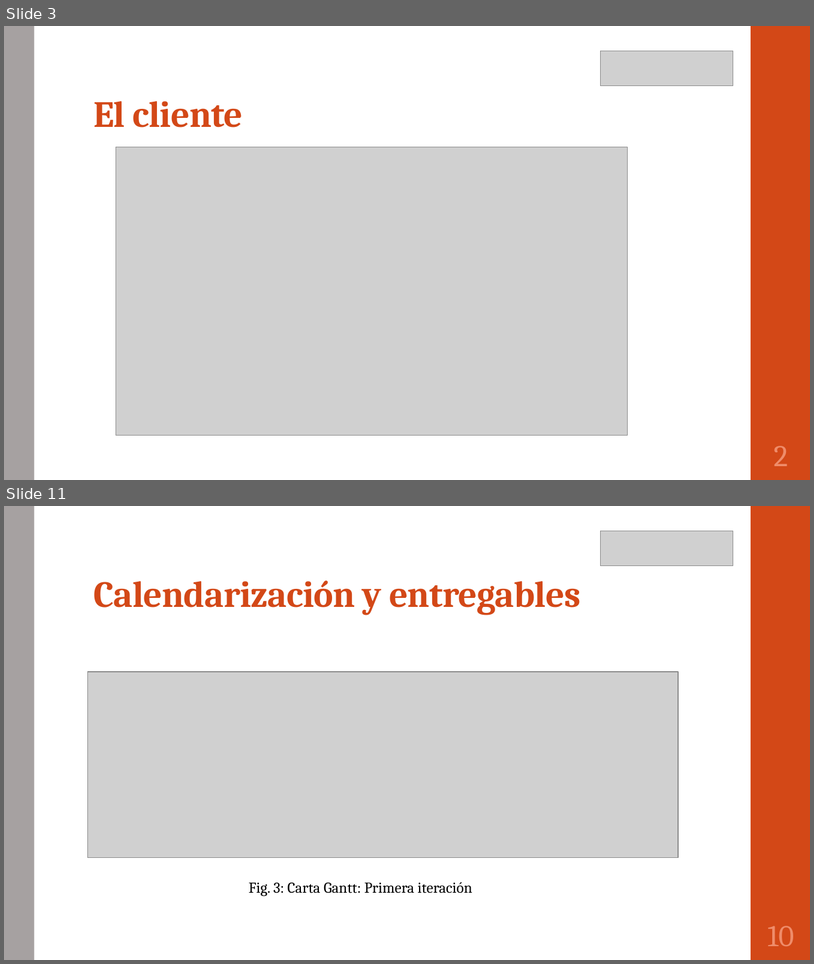
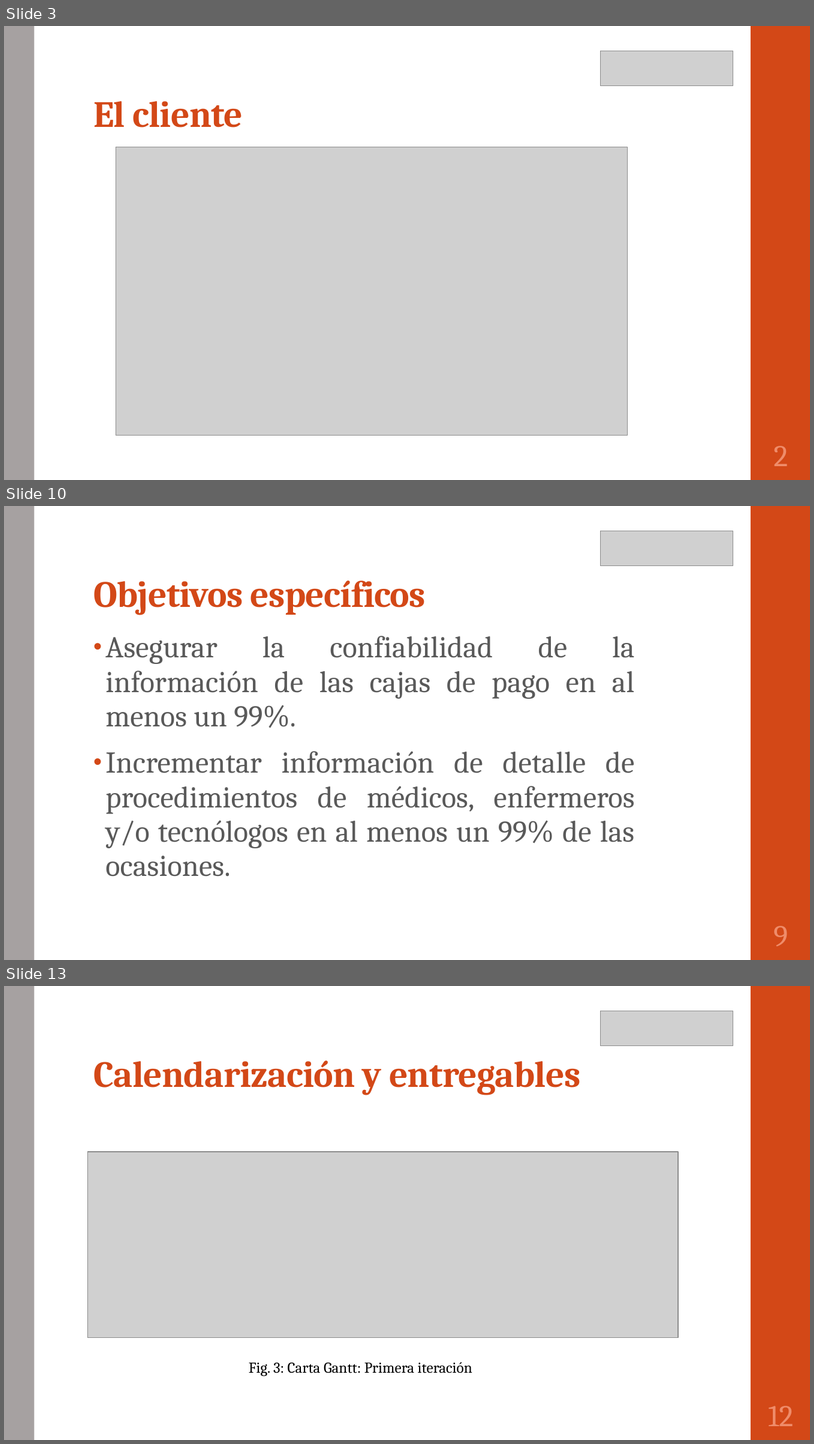
Before and after one commit to portafolio2016/hipocrates, a slide deck: presentación segunda iteración.pptx. Shown one above the other, each under a label of ours: slides 3 and 11 before the commit, slides 3, 10 and 13 after it; the slides between them are not shown. The pictures are 814x964 and 814x1444 pixels, drawn with LibreOffice and Linux fonts; fonts in the diff are those of the drawing; grey boxes stand for pictures. Boxes give left, top, right and bottom in pixels: in the first picture for what was removed or moved away, otherwise in the second. Text is boxed around its words. In the diff, an @@ line names an element or a change of style, - is before the commit and + after.

```diff
--- a/presentación segunda iteración.pptx
+++ b/presentación segunda iteración.pptx
@@ slide 10 added at [4, 506, 810, 960], background #FFFFFF; not listed: 2 template elements that a slide beside it also shows @@
@@ picture added at [601, 531, 734, 565] @@
@@ title added at [93, 580, 426, 615], 44 pt, text #D34817, bold @@
+Objetivos específicos
@@ text added at [105, 636, 635, 876], 36 pt, text #595959 @@
+• Asegurar la confiabilidad de la información de las cajas de pago en al menos un 99%.
+• Incrementar información de detalle de procedimientos de médicos, enfermeros y/o tecnólogos en al menos un 99% de las ocasiones.
@@ page number added at [774, 925, 788, 946], 36 pt, text #EF8C6A @@
+9
@@ what was slide 11 is now slide 13 @@
@@ page number at [768, 1405, 794, 1426]: text changed @@
-10
+12
```
Also in this commit, not shown: 10 slides changed, 1 other slide added, 1 slide removed, 1 other file.
